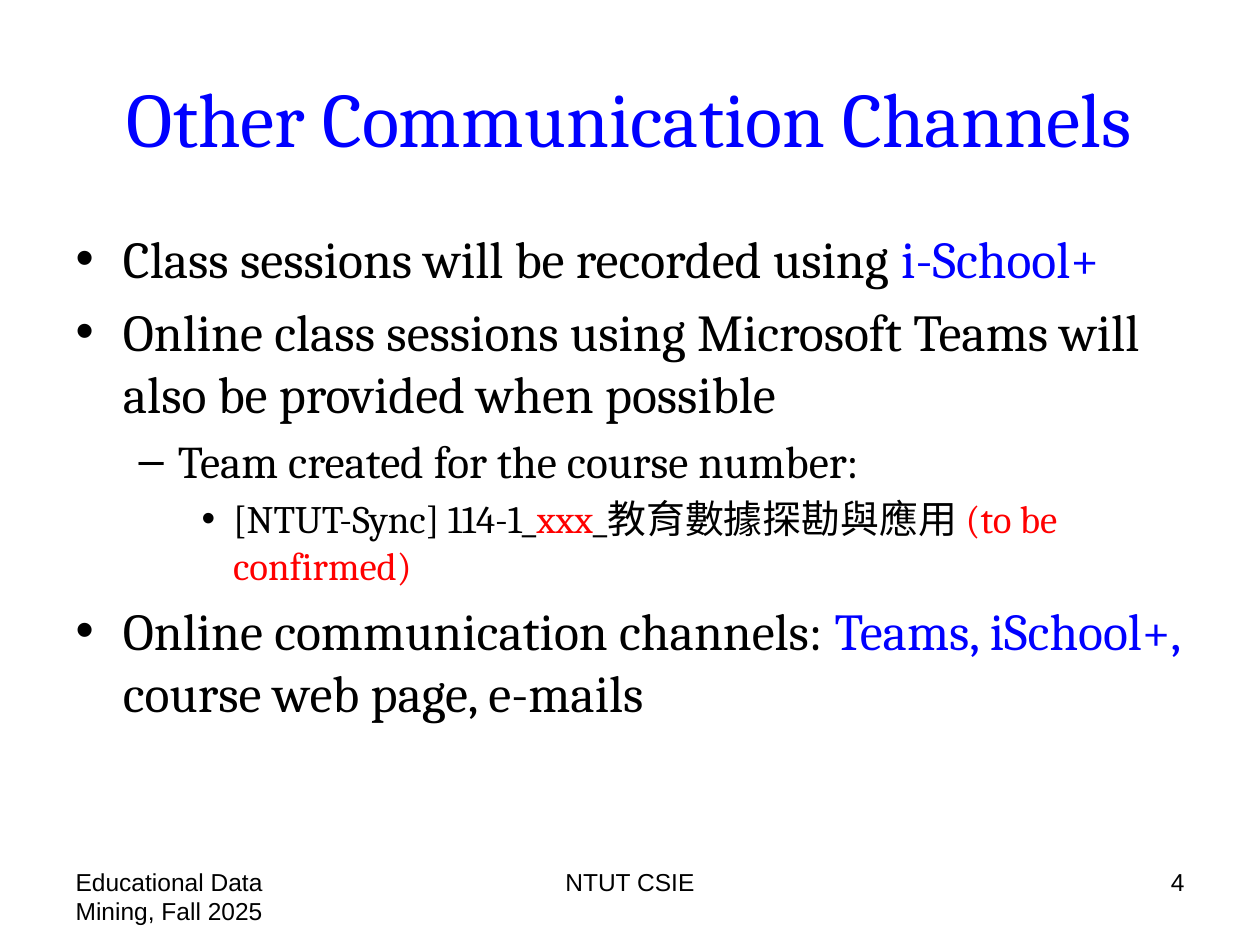
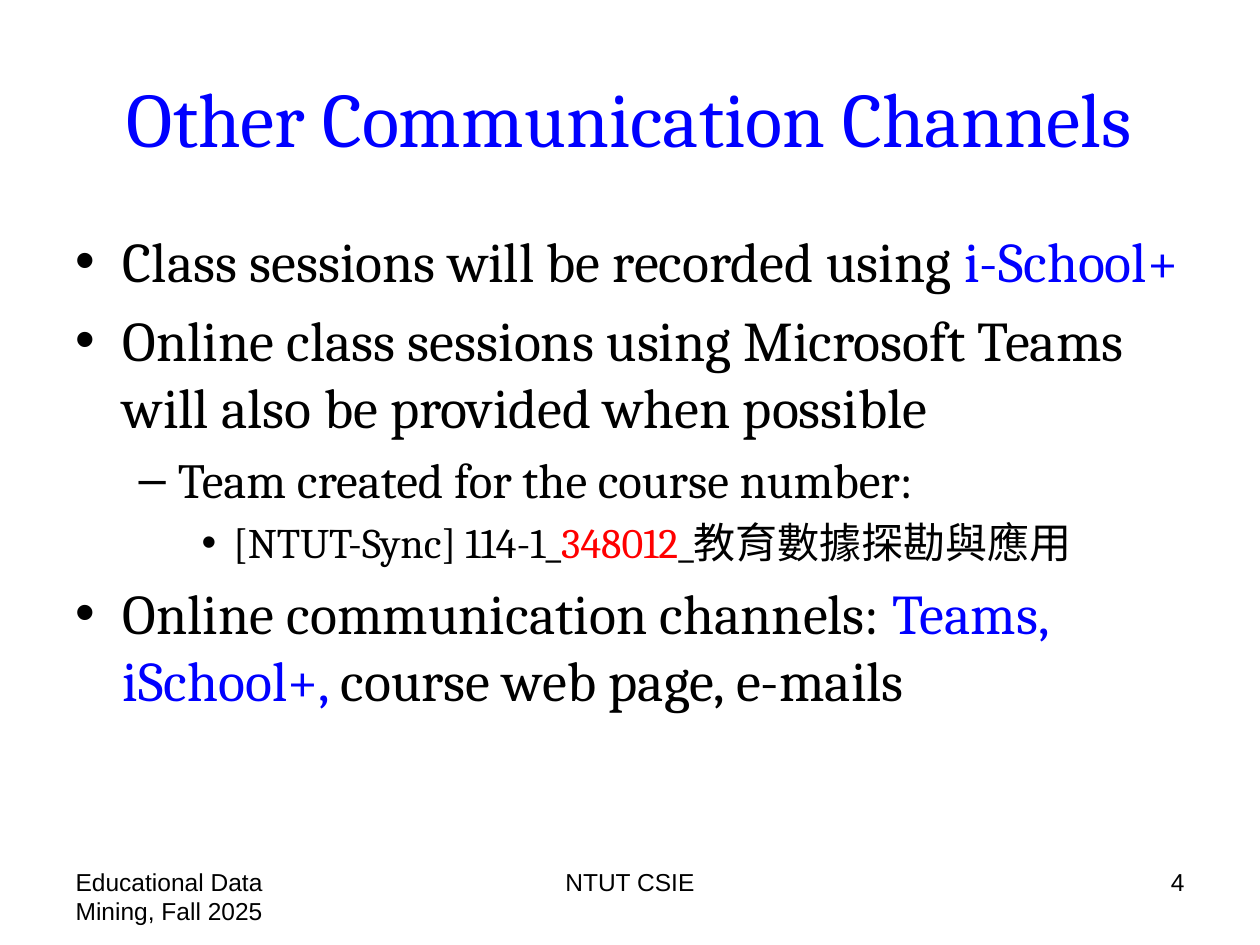
Before and after one commit to chriswjh/chriswjh.github.io, a slide deck: slide 4 of EDM/00-overview.pptx. Drawn at 1260x945 pixels with LibreOffice and Linux fonts; fonts in the diff are those of the drawing. Boxes give left, top, right and bottom in pixels: in the first picture for what was removed or moved away, otherwise in the second. Text is boxed around its words. In the diff, an @@ line names an element or a change of style, - is before the commit and + after.

```diff
--- a/EDM/00-overview.pptx
+++ b/EDM/00-overview.pptx
@@ text at box(123, 243, 1178, 714): size 29.6 to 32 pt in "Class sessions will be recorded using i-School+", "Online class sessions using Microsoft Teams will ...", "Online communication channels: Teams, iSchool+, course web ..."; size 25.9 to 28 pt in "Team created for the course number:" @@
@@ text at box(233, 522, 1071, 567): text changed; size 22.2 to 24 pt @@
-    • [NTUT-Sync] 114-1_xxx_教育數據探勘與應用 (to be confirmed)
+    • [NTUT-Sync] 114-1_348012_教育數據探勘與應用
```
Also in this commit, not shown: 2 other slides changed.
